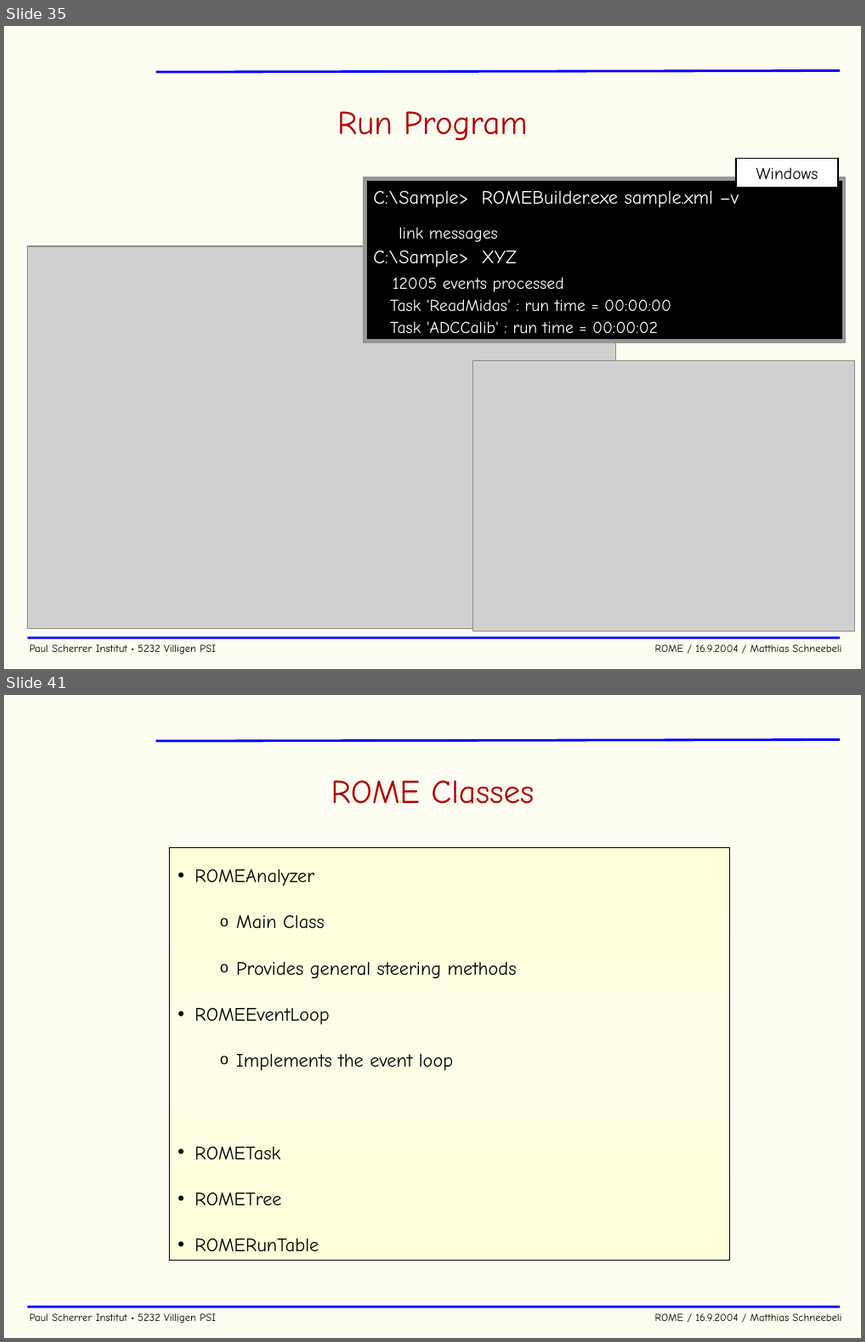
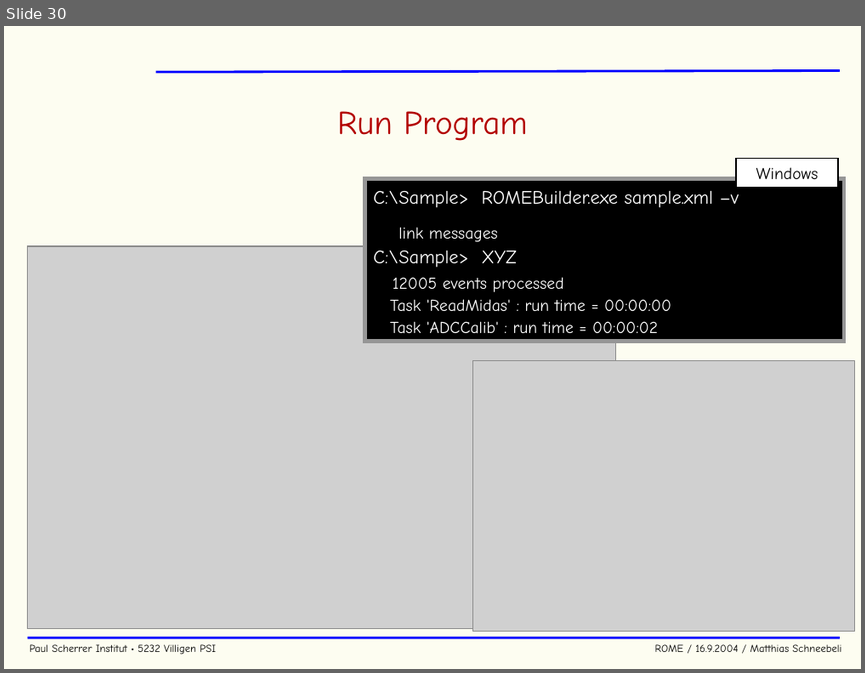
Before and after one commit to cjpl/rome, a slide deck: documentation/ROME.ppt. Shown one above the other, each under a label of ours: slides 35 and 41 before the commit, slide 30 after it; the slides between them are not shown. The pictures are 865x1342 and 865x673 pixels, drawn with LibreOffice and Linux fonts; fonts in the diff are those of the drawing; grey boxes stand for pictures; background and template pictures are left out. Boxes give left, top, right and bottom in pixels: in the first picture for what was removed or moved away, otherwise in the second. Text is boxed around its words. In the diff, an @@ line names an element or a change of style, - is before the commit and + after.

```diff
--- a/documentation/ROME.ppt
+++ b/documentation/ROME.ppt
@@ slide 41 removed at [4,695,861,1338], background #FDFDF1; not listed: 3 template elements that a slide beside it also shows @@
@@ title removed at [331,780,534,804] @@
-ROME Classes
@@ rectangle removed at [170,847,730,1259] @@
-• ROMEAnalyzer
-  o Main Class
-  o Provides general steering methods
-• ROMEEventLoop
-  o Implements the event loop
-• ROMETask
-• ROMETree
-• ROMERunTable
@@ what was slide 35 is now slide 30 @@
```
Also in this commit, not shown: 5 slides changed, 7 slides added, 6 other slides removed.
